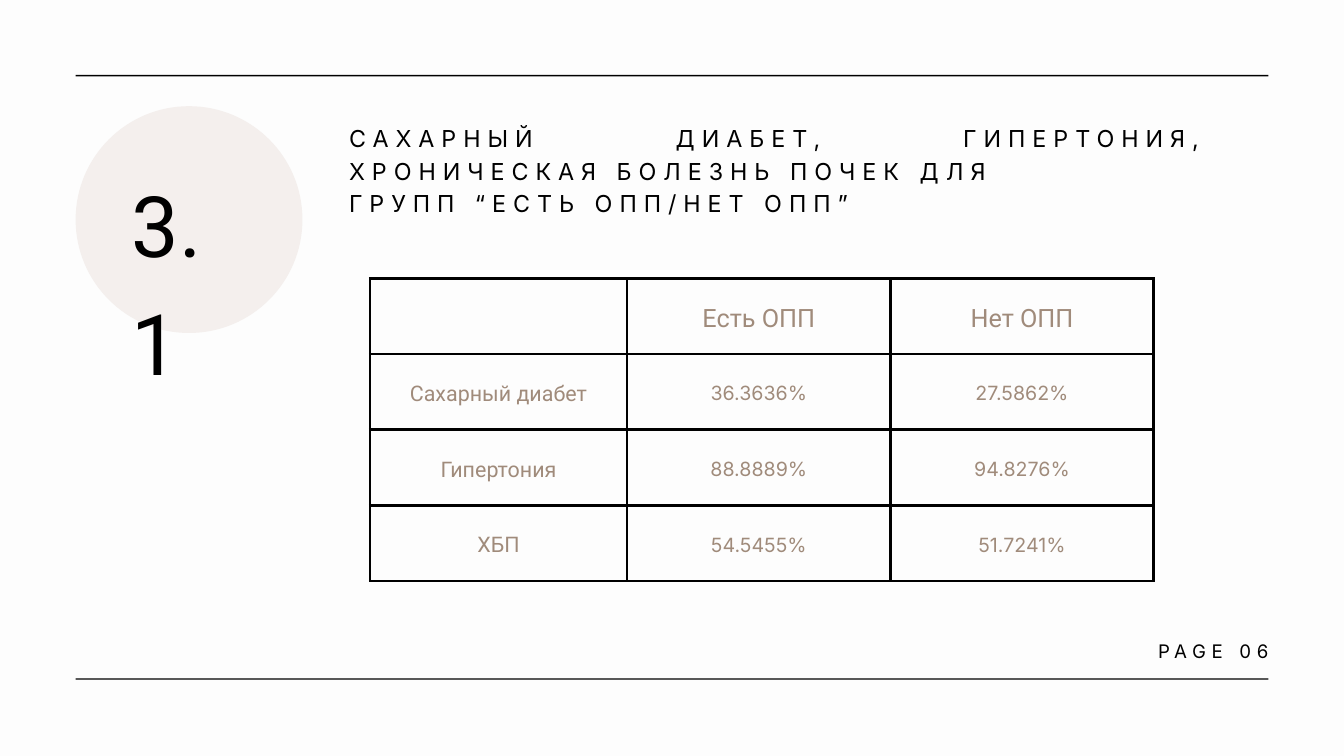
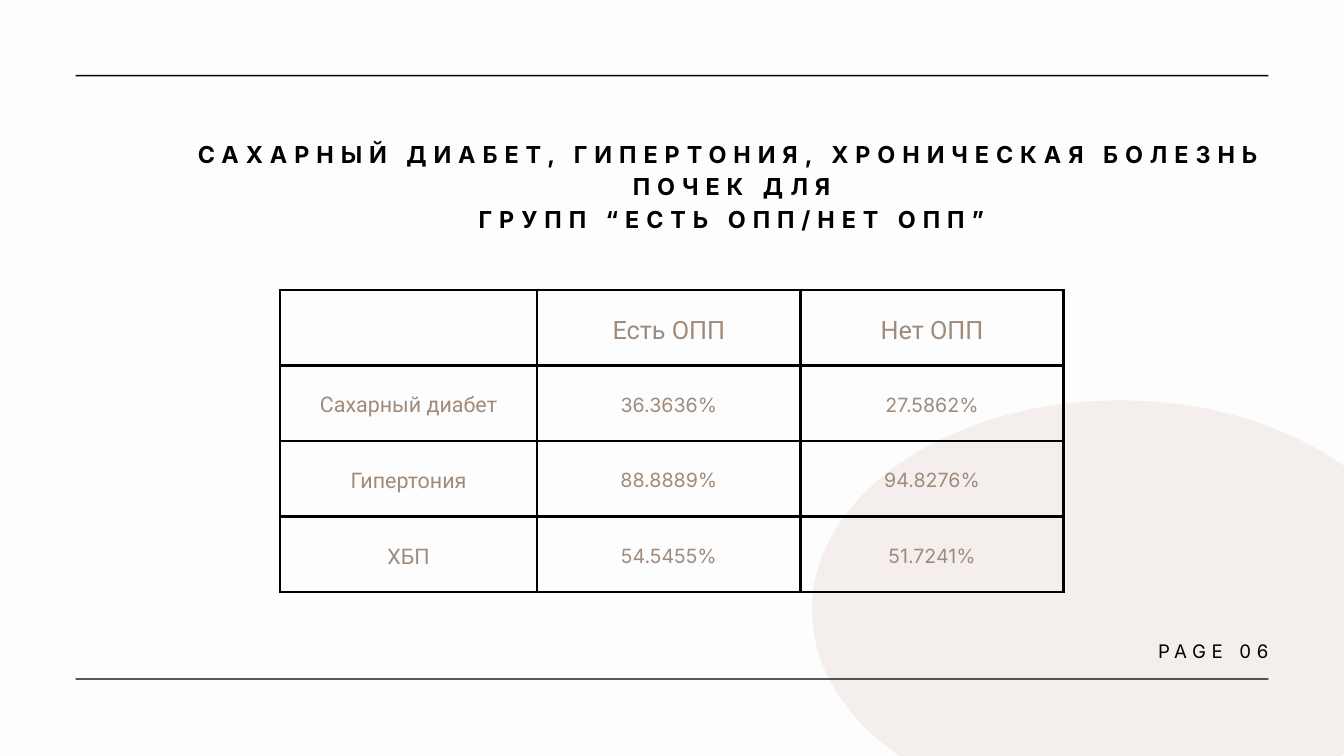
Before and after one commit to Ipopuk/Data_Analysis_Medics, a slide deck: slide 6 of presentation.pptx. Drawn at 1344x756 pixels with LibreOffice and Linux fonts; fonts in the diff are those of the drawing. Boxes give left, top, right and bottom in pixels: in the first picture for what was removed or moved away, otherwise in the second. Text is boxed around its words. In the diff, an @@ line names an element or a change of style, - is before the commit and + after.

```diff
--- a/presentation.pptx
+++ b/presentation.pptx
@@ text "САХАРНЫЙ ДИАБЕТ, ГИПЕРТОНИЯ, ХРОНИЧЕСКАЯ БОЛЕЗНЬ ...": place and size @@
-text "САХАРНЫЙ ДИАБЕТ, ГИПЕРТОНИЯ, ХРОНИЧЕСКАЯ БОЛЕЗНЬ ..." at (349, 127, 1199, 215)
+text "САХАРНЫЙ ДИАБЕТ, ГИПЕРТОНИЯ, ХРОНИЧЕСКАЯ БОЛЕЗНЬ ..." at (198, 143, 1257, 231)
@@ text "САХАРНЫЙ ДИАБЕТ, ГИПЕРТОНИЯ, ХРОНИЧЕСКАЯ БОЛЕЗНЬ ..." at (198, 143, 1257, 231): bold on; alignment justified to centre @@
@@ text removed at (132, 196, 202, 375) @@
-3.1
@@ table: place and size @@
-table at (370, 279, 1154, 581)
+table at (280, 290, 1064, 592)
@@ freeform shape: place and size @@
-freeform shape at (75, 106, 302, 333)
+freeform shape at (812, 401, 1344, 756)
```
Also in this commit, not shown: 12 other slides changed, 1 slide added.
